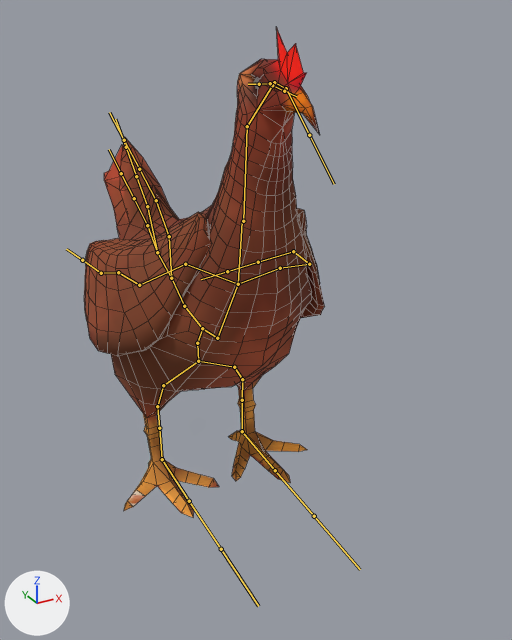
The FBX model Assets/Animals_FREE/Meshes/chicken.fbx: old version first, new version second.
Before and after are seen from a camera (50 mm lens) standing at (-0.356, -0.732, 0.616) and looking at (0.036, -0.018, 0.26). The axes (+X, +Y, +Z) are drawn at lower left. The lights are the same throughout. The bones that bend it are drawn over the model as lines. Mesh edges are drawn as thin lines.

Objects in the first picture: 'chicken_001'.
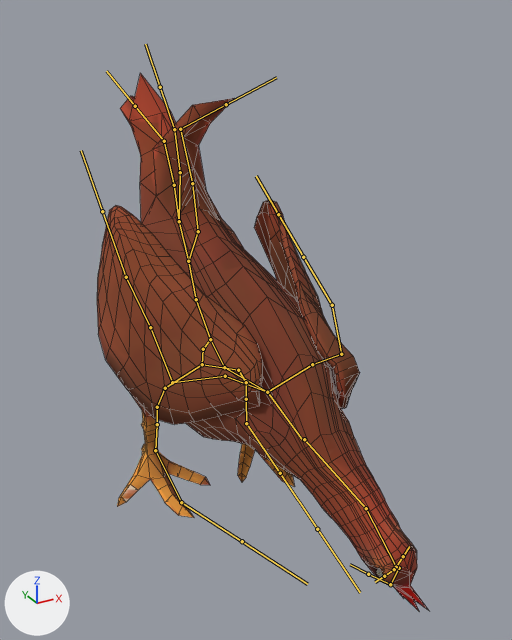
The newer file adds an action. The first version stands in its rest pose; the second is drawn at frame 25 of the action 'Armature|EatAnimation'.

Patch to the scene script:
```diff
--- a/Assets/Animals_FREE/Meshes/chicken.fbx.py
+++ b/Assets/Animals_FREE/Meshes/chicken.fbx.py
@@ bone_bone @@
 bone_bone = bpy.data.objects['Armature'].pose.bones['Bone']
-bone_bone.location = (0.0, 0.0, 0.0)
-bone_bone.rotation_quaternion = (1.0, 0.0, 0.0, 0.0)  # degrees (0, 0, 0)
+bone_bone.location = (0.0, -0.15, 0.3)
+bone_bone.rotation_quaternion = (0.915, 0.403, 0.0, 0.0)  # degrees (47, 0, 0)
@@ bone_bone_001 @@
 bone_bone_001 = bpy.data.objects['Armature'].pose.bones['Bone.001']  # child of 'Bone'
-bone_bone_001.rotation_quaternion = (1.0, 0.0, 0.0, 0.0)  # degrees (0, 0, 0)
+bone_bone_001.rotation_quaternion = (0.908, 0.419, 0.0, 0.0)  # degrees (49, 0, 0)
@@ bone_bone_002 @@
 bone_bone_002 = bpy.data.objects['Armature'].pose.bones['Bone.002']  # child of 'Bone.001'
-bone_bone_002.rotation_quaternion = (1.0, 0.0, 0.0, 0.0)  # degrees (0, 0, 0)
+bone_bone_002.rotation_quaternion = (0.988, 0.09, 0.123, -0.001)  # degrees (11, 14, 1)
@@ bone_bone_036 @@
 bone_bone_036 = bpy.data.objects['Armature'].pose.bones['Bone.036']  # child of 'Bone.030'
-bone_bone_036.rotation_quaternion = (1.0, 0.0, 0.0, 0.0)  # degrees (0, 0, 0)
+bone_bone_036.rotation_quaternion = (1.0, 0.003, -0.003, 0.006)  # degrees (0, 0, 1)
@@ bone_bone_042 @@
 bone_bone_042 = bpy.data.objects['Armature'].pose.bones['Bone.042']  # child of 'Bone.041'
-bone_bone_042.rotation_quaternion = (1.0, 0.0, 0.0, 0.0)  # degrees (0, 0, 0)
+bone_bone_042.rotation_quaternion = (0.988, 0.015, 0.135, 0.079)  # degrees (3, 15, 10)
@@ bone_bone_008 @@
 bone_bone_008 = bpy.data.objects['Armature'].pose.bones['Bone.008']
-bone_bone_008.location = (0.0, 0.0, 0.0)
-bone_bone_008.rotation_quaternion = (1.0, 0.0, 0.0, 0.0)  # degrees (0, 0, 0)
+bone_bone_008.location = (0.0, -0.14, -0.31)
+bone_bone_008.rotation_quaternion = (0.954, 0.299, 0.0, 0.0)  # degrees (35, 0, 0)
@@ bone_bone_010 @@
 bone_bone_010 = bpy.data.objects['Armature'].pose.bones['Bone.010']  # child of 'Bone.008'
-bone_bone_010.rotation_quaternion = (1.0, 0.0, 0.0, 0.0)  # degrees (0, 0, 0)
+bone_bone_010.rotation_quaternion = (0.984, -0.177, 0.0, 0.0)  # degrees (-20, 0, 0)
@@ bone_bone_027_end @@
 bone_bone_027_end = bpy.data.objects['Armature'].pose.bones['Bone.027_end']  # child of 'Bone.027'
-bone_bone_027_end.rotation_quaternion = (1.0, 0.0, 0.0, 0.0)  # degrees (0, 0, 0)
+bone_bone_027_end.rotation_quaternion = (0.976, -0.021, -0.022, -0.215)  # degrees (-2, -3, -25)
@@ bone_bone_031 @@
 bone_bone_031 = bpy.data.objects['Armature'].pose.bones['Bone.031']  # child of 'Bone.011'
-bone_bone_031.rotation_quaternion = (1.0, 0.0, 0.0, 0.0)  # degrees (0, 0, 0)
+bone_bone_031.rotation_quaternion = (0.993, -0.056, -0.106, 0.002)  # degrees (-7, -12, 1)
@@ bone_bone_033 @@
 bone_bone_033 = bpy.data.objects['Armature'].pose.bones['Bone.033']  # child of 'Bone.032'
-bone_bone_033.rotation_quaternion = (1.0, 0.0, 0.0, 0.0)  # degrees (0, 0, 0)
+bone_bone_033.rotation_quaternion = (0.99, 0.124, -0.006, -0.068)  # degrees (14, 0, -8)
@@ bone_bone_016_end @@
 bone_bone_016_end = bpy.data.objects['Armature'].pose.bones['Bone.016_end']  # child of 'Bone.016'
-bone_bone_016_end.rotation_quaternion = (1.0, 0.0, 0.0, 0.0)  # degrees (0, 0, 0)
+bone_bone_016_end.rotation_quaternion = (0.975, -0.152, 0.075, 0.142)  # degrees (-16, 11, 15)
@@ bone_bone_022_end @@
 bone_bone_022_end = bpy.data.objects['Armature'].pose.bones['Bone.022_end']  # child of 'Bone.022'
-bone_bone_022_end.rotation_quaternion = (1.0, 0.0, 0.0, 0.0)  # degrees (0, 0, 0)
+bone_bone_022_end.rotation_quaternion = (0.715, 0.514, -0.188, -0.437)  # degrees (66, 10, -56)
```

Where the change shows, as pixel boxes (x1, y1, x2, y2) in the pictures (512 x 640 px):
'chicken_001', posed (38% wider, 10% taller)
    before: (84, 27, 324, 517)
    after: (97, 73, 428, 611)
bone 'Bone', root to tip
    before: (217, 338) to (238, 284)
    after: (224, 367) to (267, 392)
bone 'Bone.001', root to tip
    before: (238, 284) to (242, 221)
    after: (267, 392) to (302, 440)
bone 'Bone.002', root to tip
    before: (243, 221) to (247, 126)
    after: (304, 439) to (366, 508)
bone 'Bone.036', root to tip
    before: (185, 264) to (139, 285)
    after: (225, 376) to (172, 382)
bone 'Bone.042', root to tip
    before: (293, 251) to (258, 262)
    after: (332, 305) to (303, 257)
bone 'Bone.008', root to tip
    before: (217, 338) to (202, 328)
    after: (224, 367) to (210, 339)
bone 'Bone.010', root to tip
    before: (202, 328) to (197, 343)
    after: (210, 339) to (203, 349)
bone 'Bone.027_end', root to tip
    before: (189, 501) to (221, 549)
    after: (181, 502) to (242, 541)
bone 'Bone.031', root to tip
    before: (198, 361) to (234, 367)
    after: (202, 364) to (238, 370)
bone 'Bone.033', root to tip
    before: (242, 379) to (242, 400)
    after: (246, 382) to (246, 399)
bone 'Bone.016_end', root to tip
    before: (134, 198) to (121, 173)
    after: (164, 141) to (135, 106)
bone 'Bone.022_end', root to tip
    before: (139, 169) to (124, 140)
    after: (180, 129) to (226, 104)
